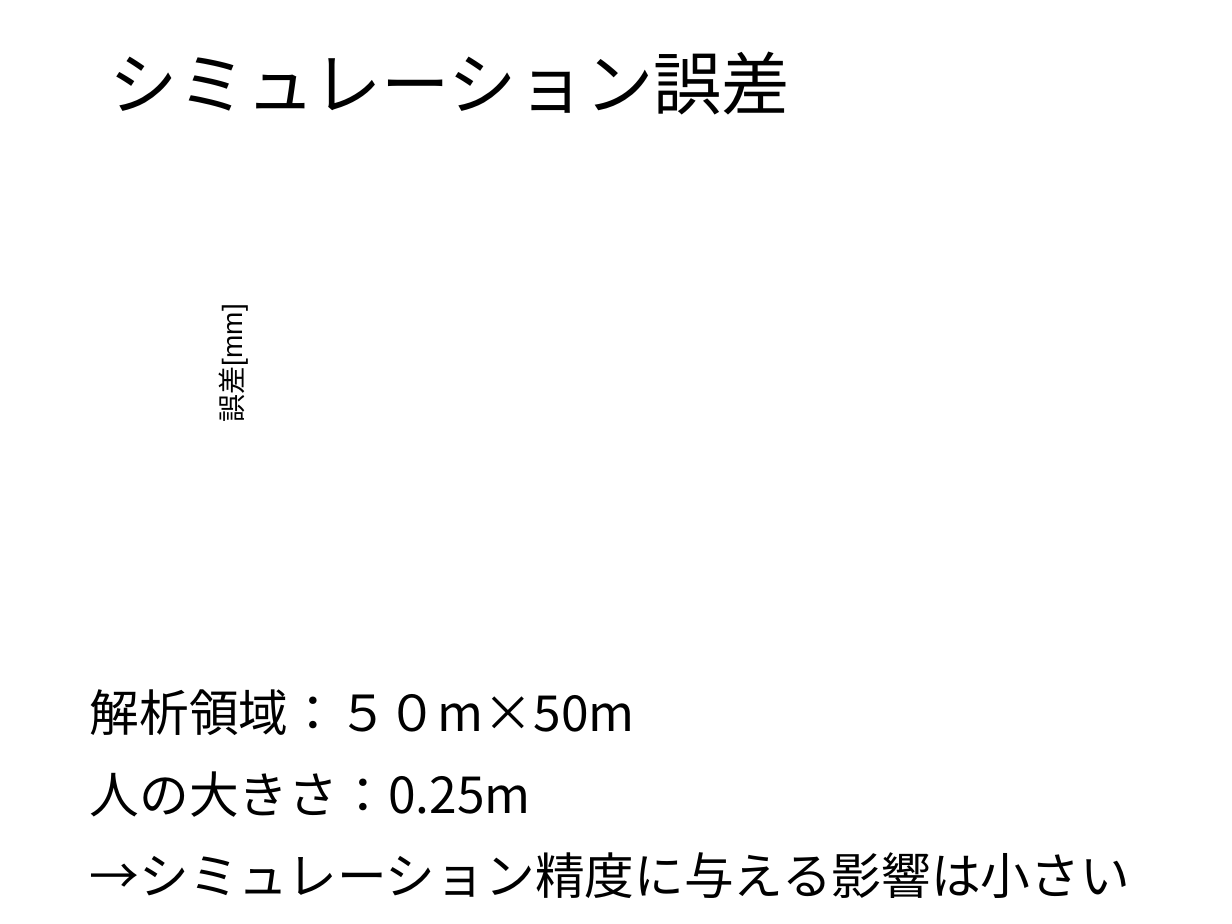
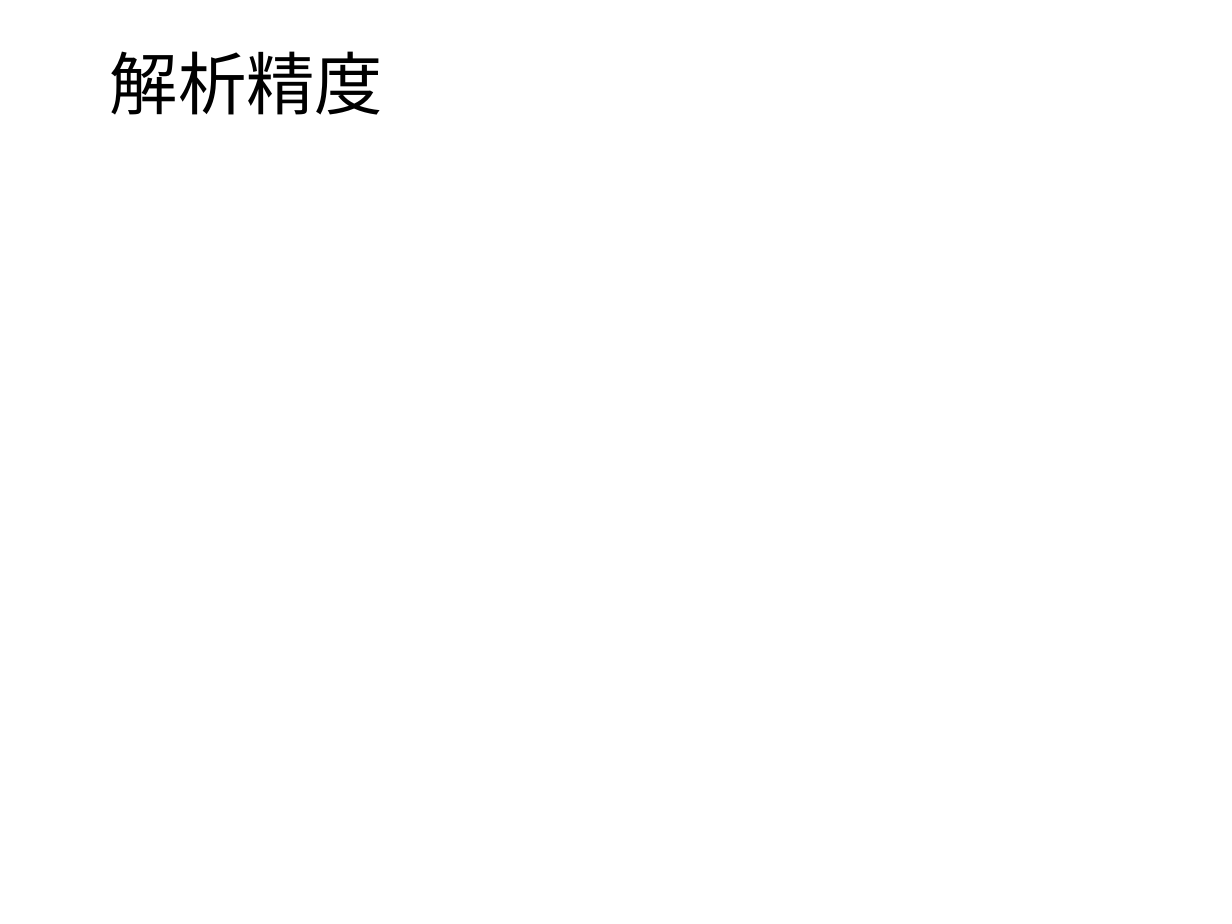
Before and after one commit to payao8810/shuron, a slide deck: slide 37 of slide.odp (slide 30 before the commit). Drawn at 1232x924 pixels with LibreOffice and Linux fonts; fonts in the diff are those of the drawing; background and template pictures are left out. Boxes give left, top, right and bottom in pixels: in the first picture for what was removed or moved away, otherwise in the second. Text is boxed around its words. In the diff, an @@ line names an element or a change of style, - is before the commit and + after.

```diff
--- a/slide.odp
+++ b/slide.odp
@@ title at (110,51,383,115): text changed @@
-シミュレーション誤差
+解析精度
@@ rectangle removed at (198,176,264,550) @@
-誤差[mm]
@@ text removed at (90,689,1130,898) @@
-解析領域：５０m×50m
-人の大きさ：0.25m
-→シミュレーション精度に与える影響は小さい
```
Also in this commit, not shown: 26 other slides changed, 17 slides added, 6 slides removed.
